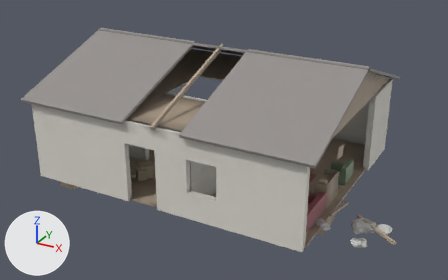
Renders of the glTF model jogo/assets/ruinas/casa_r8.glb from each side of a commit.
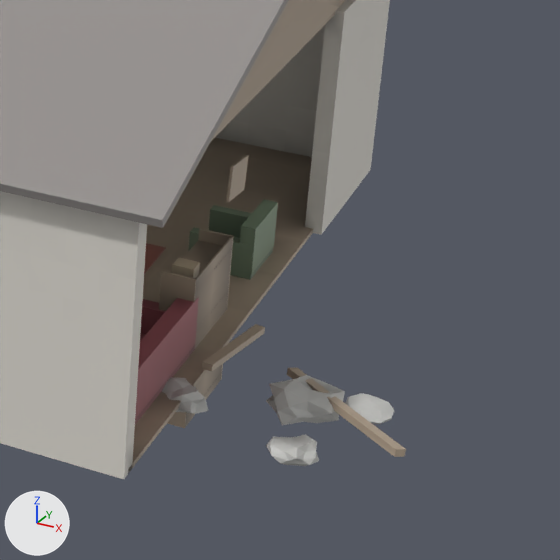
The first picture shows the older version from a 50 mm lens placed at (10.78, -19.28, 10.58), pointed at (0.51, -0.62, 1.25). The close-ups show the older and then the newer version on the part from 58% to 100% of the width and 33% to 100% of the height of that picture. Only the edits that show in the close-ups are written down. The lights are fixed; the arrows at lower left show +X, +Y and +Z. Objects named as collision shapes, trigger or cutter boxes, shadow casters or lower levels of detail are left out. Where no turn or scale is listed for an object, it has been applied to the vertices. Vertices at exactly the same position are counted once.

Names of what the first close-up shows: 'chao', 'entulho_fora', 'estante_sala1', 'ext0_0', 'ext0_1', 'ext0_2', 'forro', 'movel_sala0', 'movel_sala2', 'sala_quadro', 'telhado', 'telhado_oitao2' and 1 more.
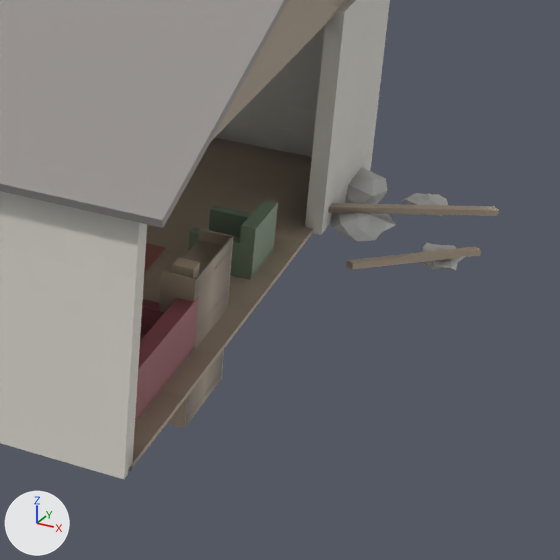
Where the newer file only moved an object's origin or applied its transform, the numbers keep the older frame.

What differs and where, as boxes [x1, y1, x2, y2] in the close-ups (560 x 560 px; the box of a moved part takes in the faces that stretch with it):
'entulho_fora', reshaped, moved (22% narrower, 27% shorter): before [162, 324, 406, 466]; after [308, 167, 499, 270]
'sala_quadro', deleted: before [226, 155, 249, 202]
part 1 of me_icosphere_008, moved or reshaped: before [287, 367, 406, 457]; after [346, 247, 481, 270]
part 2 of me_icosphere_008, added (brown): after [328, 203, 499, 216]
part 3 of me_icosphere_008, rebuilt: before [162, 377, 208, 414]; after [329, 213, 396, 242]
part 4 of me_icosphere_008, added: after [401, 193, 448, 216]
part 5 of me_icosphere_008, added: after [308, 167, 387, 204]
part 6 of me_icosphere_008, deleted: before [345, 393, 394, 424]
part 7 of me_icosphere_008, deleted: before [266, 375, 345, 425]
part 8 of me_icosphere_008, moved or reshaped: before [266, 434, 319, 466]; after [420, 243, 465, 270]
part 9 of me_icosphere_008, deleted (brown): before [202, 324, 265, 372]

What changed in the scene script:
```text
Change me_icosphere_008:
    used by ob_entulho_fora; location = (6.59, -2.98, 0.0)
    remove me_icosphere_008.from_pydata(...)  # 200 vertices, 376 faces; spans x -1.68..1.08, y -0.27..2.1, z -0.16..0.3
    add me_icosphere_008.from_pydata(...)  # 208 vertices, 392 faces; spans x -2.09..0.42, y -1.3..1.96, z -0.23..0.32
    me_icosphere_008 part 1: the loose piece of 20 vertices spanning x -0.54..1.08, y -0.02..1.47, z 0.0..0.3 is multiplied about its middle by the matrix ((0.064, 0.905, -0.224), (-0.913, 0.107, 0.172), (0.192, 0.207, 0.891)), then moved by (-0.5, -1.22, 0.0)
    me_icosphere_008 part 2: the loose piece of 20 vertices spanning x -0.54..1.08, y -0.02..1.47, z 0.0..0.3 is copied, and the copy is multiplied about its middle by the matrix ((-0.194, 1.197, -0.13), (-1.196, -0.176, 0.162), (0.14, 0.153, 1.202)), then moved by (-0.94, 0.09, 0.0); it spans x -1.7..0.36, y -0.02..1.65, z -0.02..0.32
    me_icosphere_008 part 3: the loose piece of 42 vertices spanning x -1.68..-1.08, y 0.1..0.75, z -0.13..0.13 is rebuilt with 42 vertices and now spans x -1.7..-0.73, y 0.08..0.95, z -0.23..0.22
    me_icosphere_008 part 4: a new loose piece of 42 vertices spanning x -0.87..-0.28, y 1.14..1.71, z -0.15..0.15, in mat_concreto
    me_icosphere_008 part 5: a new loose piece of 42 vertices spanning x -2.09..-1.04, y 0.91..1.96, z -0.23..0.27, in mat_concreto
    me_icosphere_008 part 6: the loose piece of 42 vertices spanning x 0.19..0.7, y 0.86..1.39, z -0.11..0.11 is deleted
    me_icosphere_008 part 7: the loose piece of 42 vertices spanning x -0.62..0.21, y 0.51..1.34, z -0.16..0.2 is deleted
    me_icosphere_008 part 8: 37 vertices removed from x -0.29..0.25, y -0.27..0.25, z -0.12..0.11; 37 vertices added at x -0.29..0.29, y -0.32..0.29, z -0.13..0.12
    me_icosphere_008 part 9: 12 vertices removed from x -1.32..-1.03, y 0.76..2.1, z 0.04..0.26
Remove ob_sala_quadro:
    ob_sala_quadro = bpy.data.objects.new('sala_quadro', me_q)
    ob_sala_quadro.location = (5.0, -0.6, 1.75)
Change ob_entulho_fora:
    ob_entulho_fora.location: (6.59, -2.98, 0.0) -> (6.85, 2.1, 0.0)
```
